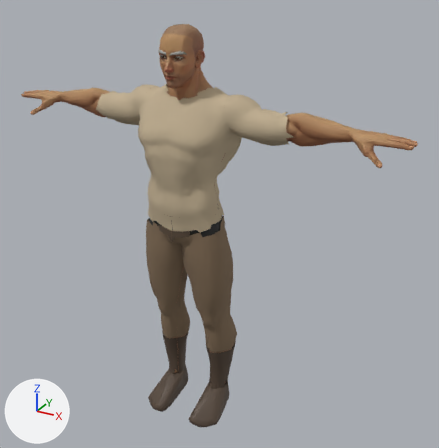
The glTF model game/models/own/races/людина-чоловік.gltf, before and after one commit.
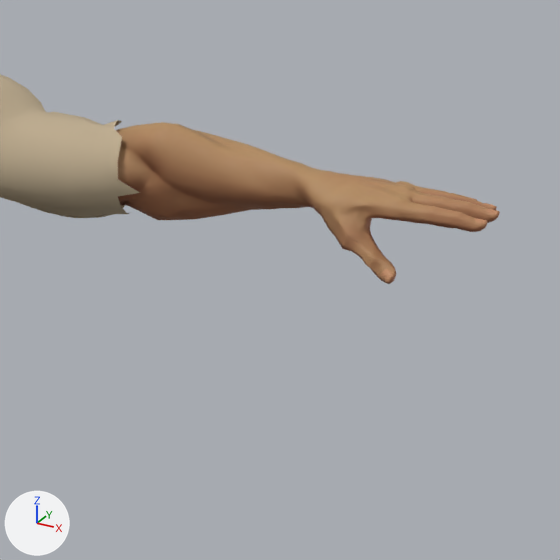
The first picture shows the older version from a camera (50 mm lens) standing at (1.31, -2.08, 2.05) and looking at (0.11, 0.11, 0.96). The close-ups show the older and then the newer version on the part from 56% to 100% of the width and 16% to 59% of the height of that picture. Only the edits that show in the close-ups are written down. Arrows for +X, +Y and +Z are at lower left; the lights stay in place.

Names of what the first close-up shows: 'SuperHero_Male', 'Одяг-Сорочка'.
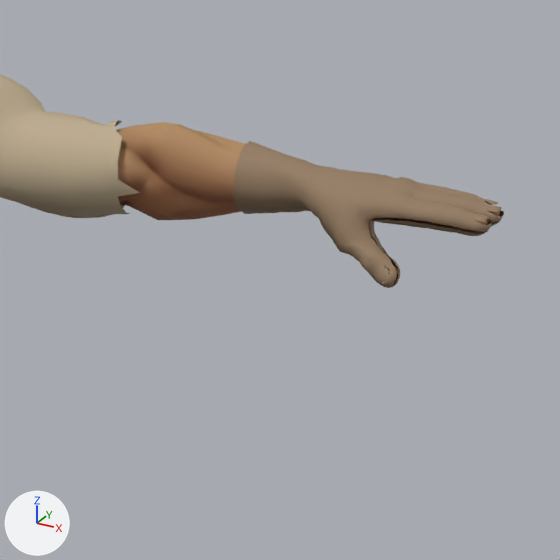
Boxes [x1, y1, x2, y2] around the edits, measured in the close-ups (560 x 560 px):
'Одяг-Рукавиці', added (brown): after [233, 141, 504, 288]

What changed in the scene script:
```text
Add mat_рукавиці:
    mat_рукавиці = bpy.data.materials.new('Рукавиці')
    # nodes: BsdfPrincipled, Mix, OutputMaterial, VertexColor
    # colours: brown #957c61, mixed with the vertex colours
Add me_sphere_005_retopology_006:
    me_sphere_005_retopology_006.from_pydata(...)  # 2302 vertices, 3566 faces; spans x -0.93..0.93, y -0.03..0.13, z 1.36..1.5
    me_sphere_005_retopology_006.materials.append(mat_рукавиці)
Add ob_одяг_рукавиці:
    ob_одяг_рукавиці = bpy.data.objects.new('Одяг-Рукавиці', me_sphere_005_retopology_006)
    ob_одяг_рукавиці.location = (0.0, 0.0, 0.0)
```
